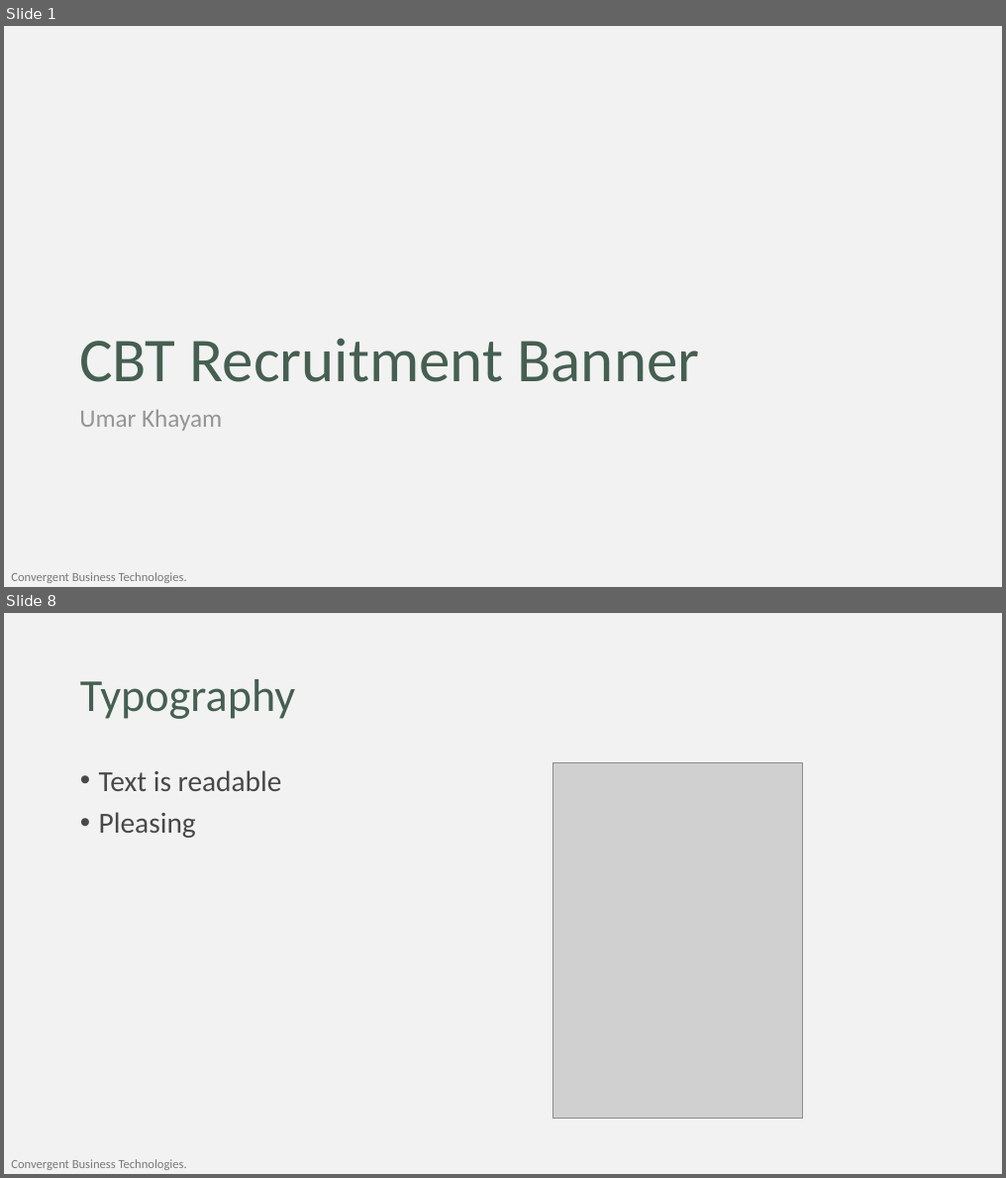
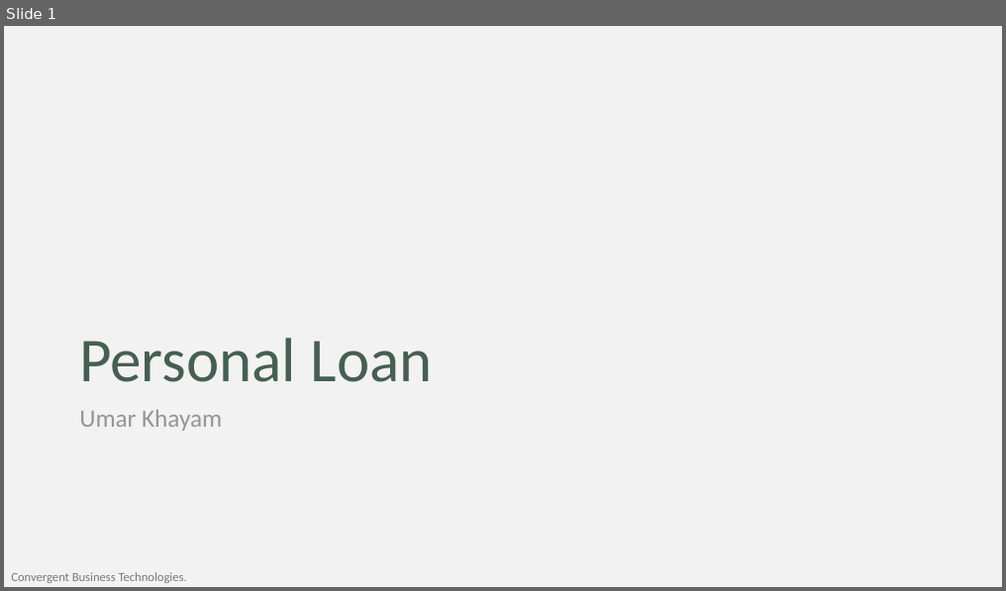
Before and after one commit to umar-khayam/Data-Science, a slide deck: Learning/Statistics/ISL/Presentation_v1.2.pptx. Shown one above the other, each under a label of ours: slides 1 and 8 before the commit, slide 1 after it; the slides between them are not shown. The pictures are 1006x1178 and 1006x591 pixels, drawn with LibreOffice and Linux fonts; fonts in the diff are those of the drawing; grey boxes stand for pictures; background and template pictures are left out. Boxes give left, top, right and bottom in pixels: in the first picture for what was removed or moved away, otherwise in the second. Text is boxed around its words. In the diff, an @@ line names an element or a change of style, - is before the commit and + after.

Commit message:
Bank Personal Loan

```diff
--- a/Learning/Statistics/ISL/Presentation_v1.2.pptx
+++ b/Learning/Statistics/ISL/Presentation_v1.2.pptx
@@ slide 8 removed at (4, 613, 1002, 1174), background #F2F2F2; not listed: 1 template element that a slide beside it also shows @@
@@ title removed at (80, 679, 296, 719) @@
-Typography
@@ text removed at (99, 770, 282, 838) @@
-• Text is readable
-• Pleasing
@@ picture removed at (552, 762, 803, 1119) @@
@@ slide 1 changed as well @@
@@ title at (79, 338, 433, 382): text changed @@
-CBT Recruitment Banner
+Personal Loan
```
Also in this commit, not shown: 17 slides added, 9 other slides removed, 7 other files.
